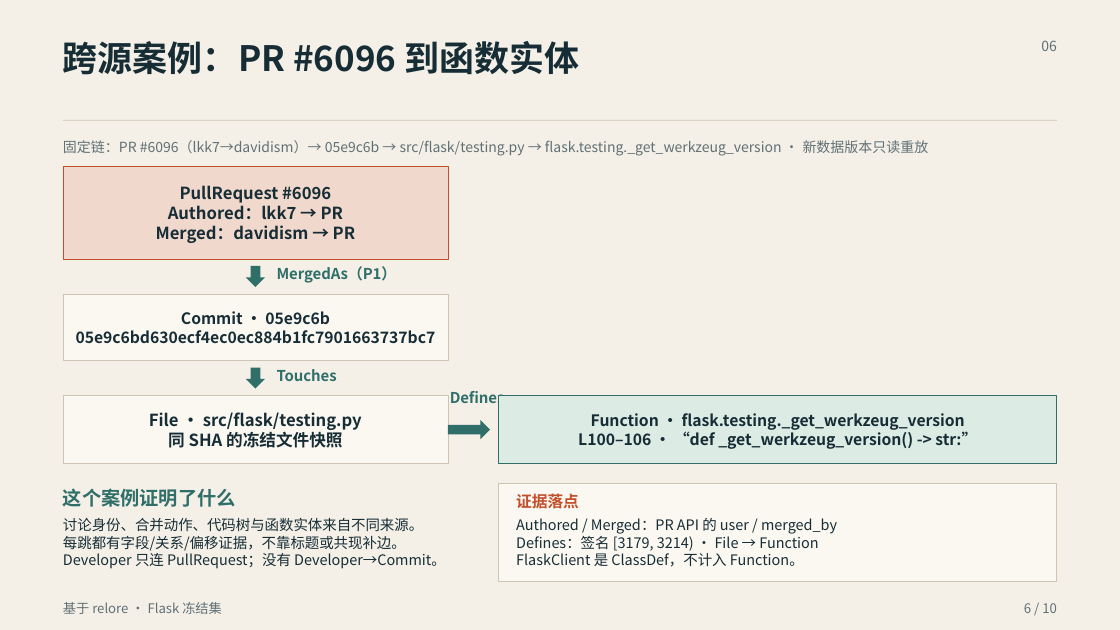
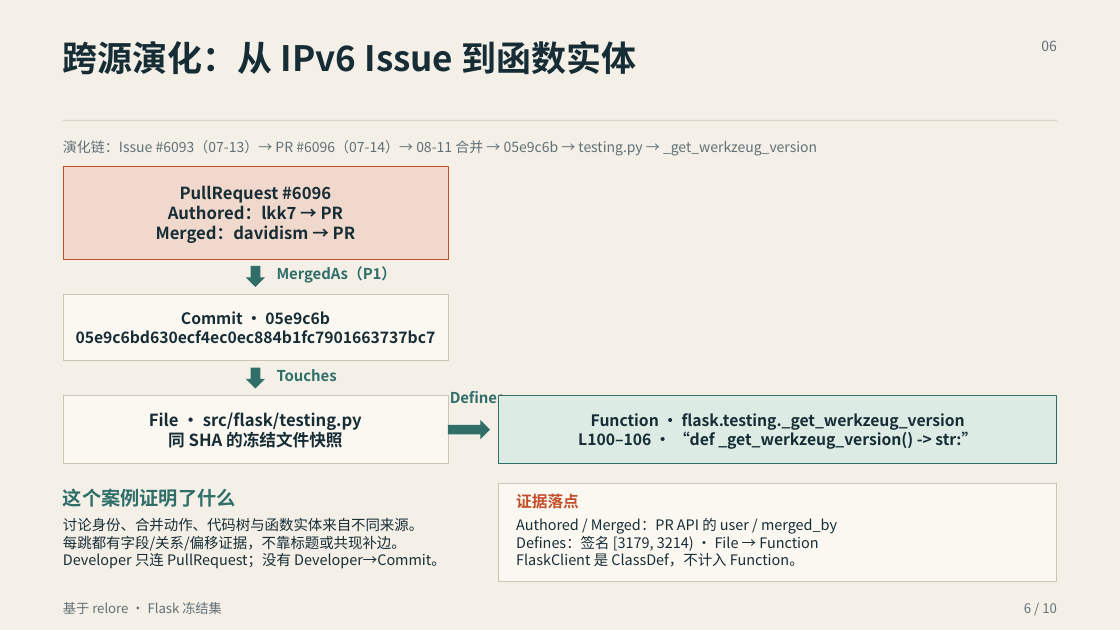
Before and after one commit to Charlie-Yong/relore-kg-archaeologist, a slide deck: slide 6 of demo/final/期末汇报_20261030最终版.pptx. Drawn at 1120x630 pixels with LibreOffice and Linux fonts; fonts in the diff are those of the drawing. Boxes give left, top, right and bottom in pixels: in the first picture for what was removed or moved away, otherwise in the second. Text is boxed around its words. In the diff, an @@ line names an element or a change of style, - is before the commit and + after.

```diff
--- a/demo/final/期末汇报_20261030最终版.pptx
+++ b/demo/final/期末汇报_20261030最终版.pptx
@@ text at box(63, 41, 636, 75): text changed @@
-跨源案例：PR #6096 到函数实体
+跨源演化：从 IPv6 Issue 到函数实体
@@ text at box(63, 140, 817, 156): text changed @@
-固定链：PR #6096（lkk7→davidism）→ 05e9c6b → src/flask/testing.py → flask.testing._get_werkzeug_version · 新数据版本只读重放
+演化链：Issue #6093（07-13）→ PR #6096（07-14）→ 08-11 合并 → 05e9c6b → testing.py → _get_werkzeug_version
```
Also in this commit, not shown: 16 other files.
